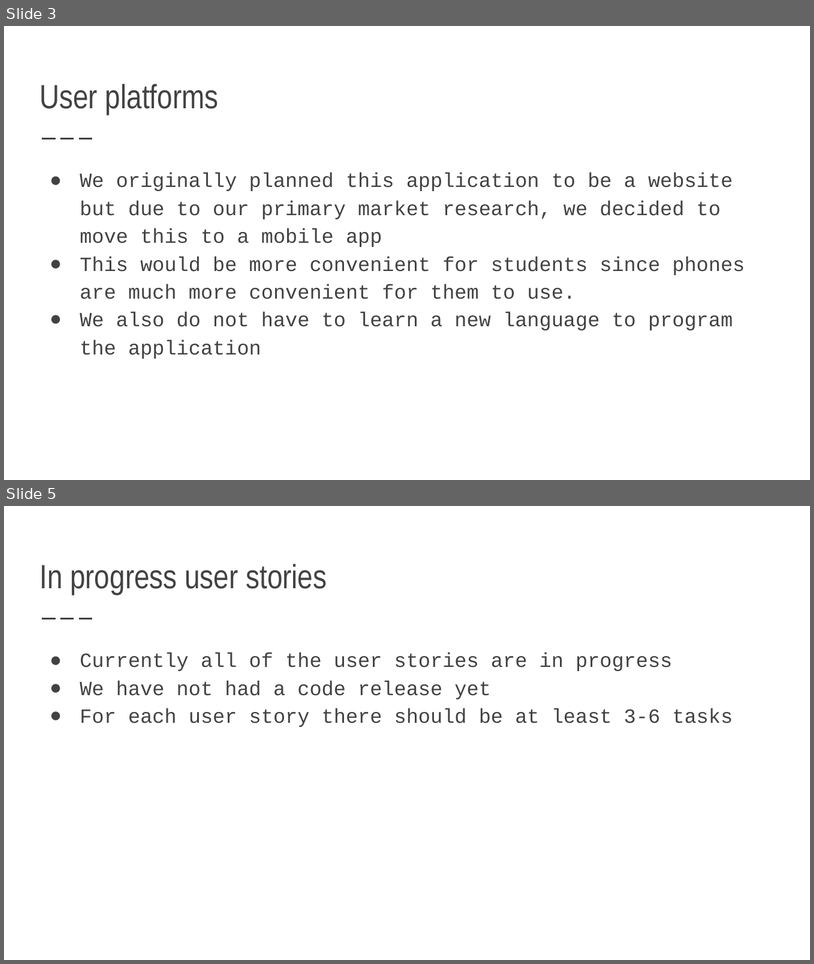
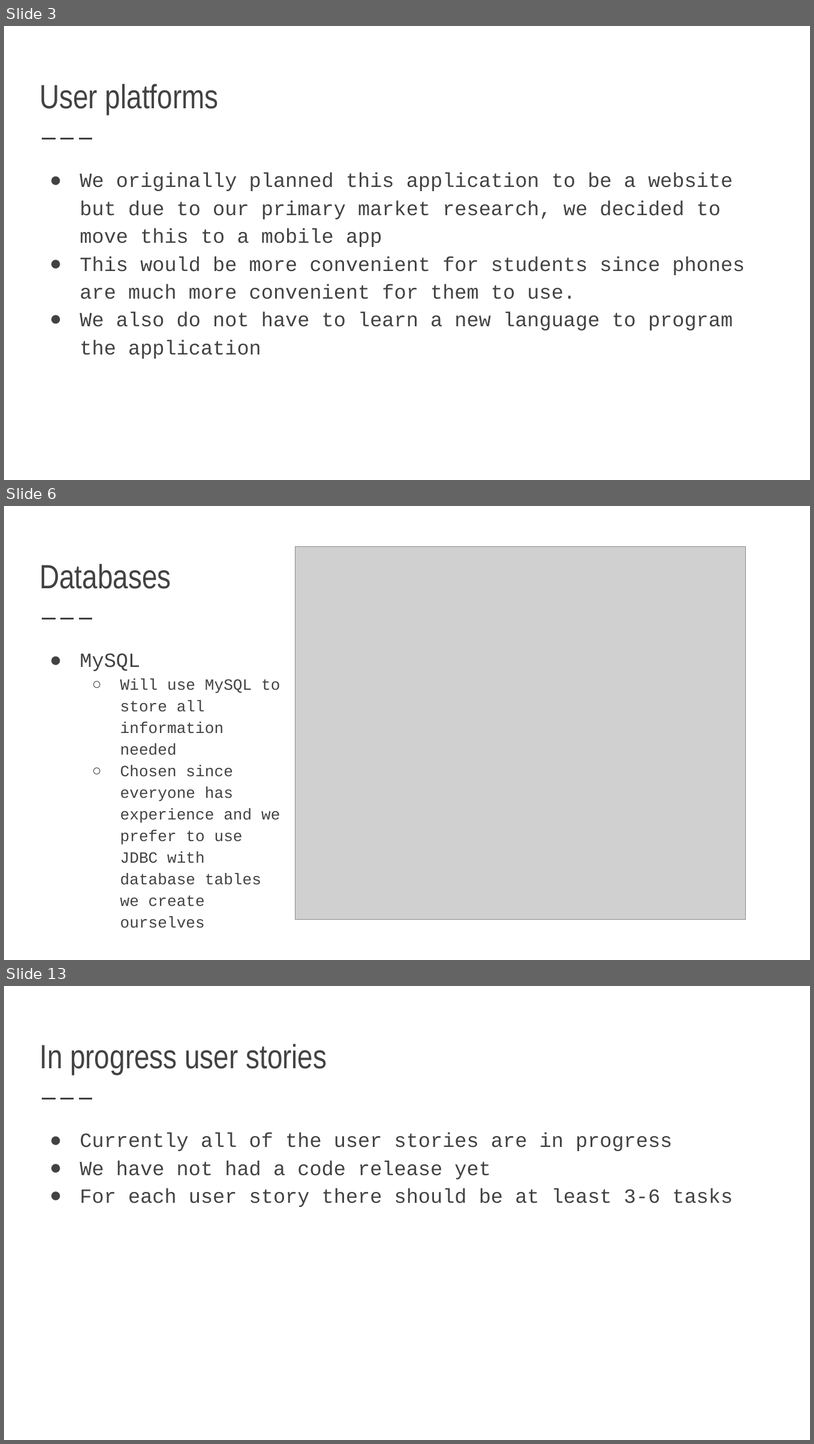
Before and after one commit to 491Project/491Project, a slide deck: Presentation Slides/Sprint 1 Presentation.pptx. Shown one above the other, each under a label of ours: slides 3 and 5 before the commit, slides 3, 6 and 13 after it; the slides between them are not shown. The pictures are 814x964 and 814x1444 pixels, drawn with LibreOffice and Linux fonts; fonts in the diff are those of the drawing; grey boxes stand for pictures. Boxes give left, top, right and bottom in pixels: in the first picture for what was removed or moved away, otherwise in the second. Text is boxed around its words. In the diff, an @@ line names an element or a change of style, - is before the commit and + after.

```diff
--- a/Presentation Slides/Sprint 1 Presentation.pptx
+++ b/Presentation Slides/Sprint 1 Presentation.pptx
@@ slide 6 added at bbox=[4, 506, 810, 960], background #FFFFFF; not listed: 1 template element that a slide beside it also shows @@
@@ picture added at bbox=[295, 546, 746, 919] @@
@@ title added at bbox=[39, 564, 171, 589], 30 pt, text #424242 @@
+Databases
@@ text added at bbox=[80, 653, 280, 906], 14 pt, text #424242 @@
+● MySQL
+  ○ Will use MySQL to store all information needed
+  ○ Chosen since everyone has experience and we prefer to use JDBC with database tables we create ourselves
@@ what was slide 5 is now slide 13 @@
```
Also in this commit, not shown: 3 slides changed, 8 other slides added, 1 slide removed, 1 other file.
